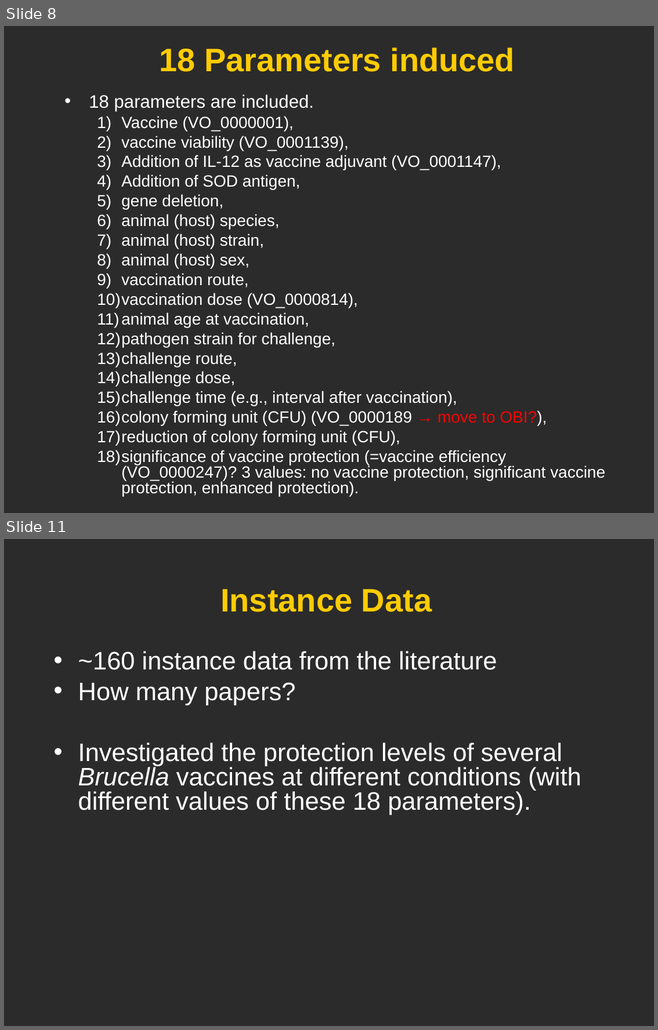
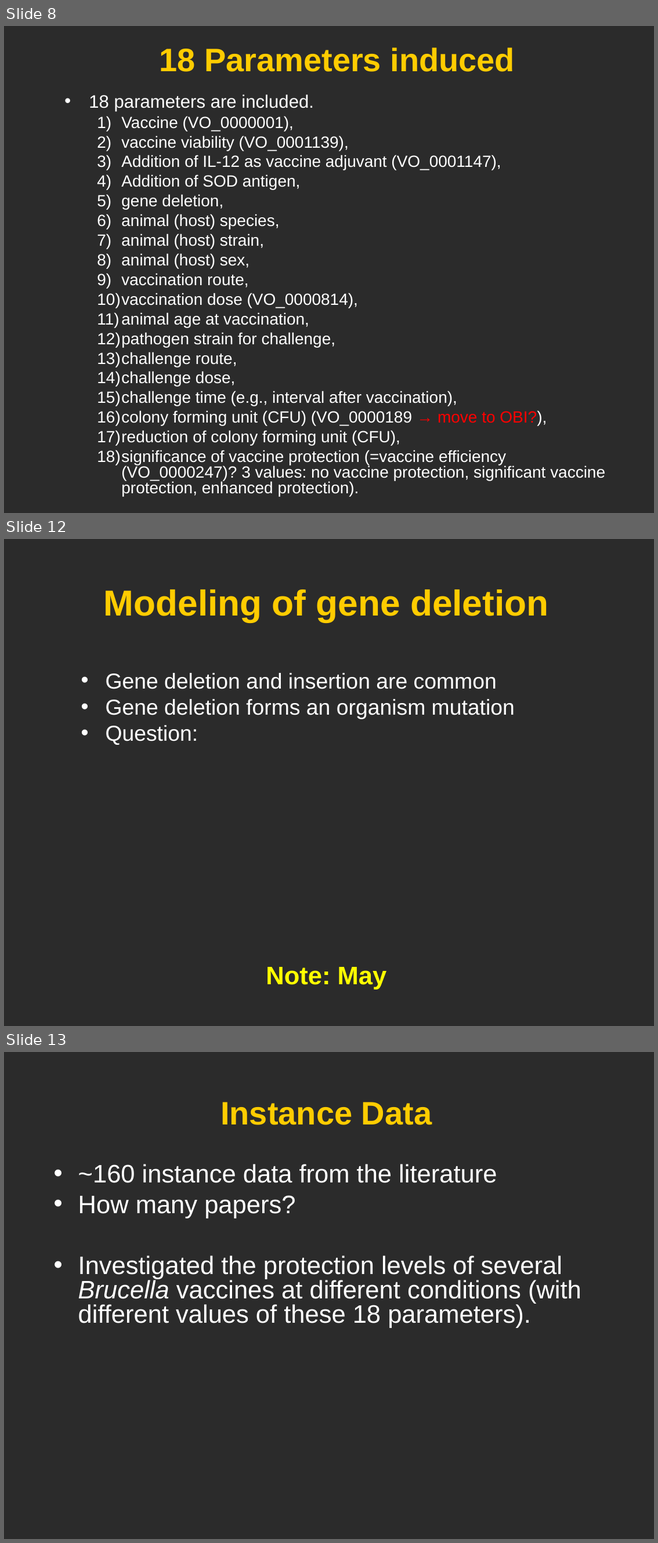
Before and after one commit to obi-ontology/obi-legacy-svn, a slide deck: trunk/docs/developer/use cases/Vaccine_usercase_Vancouver2010.ppt. Shown one above the other, each under a label of ours: slides 8 and 11 before the commit, slides 8, 12 and 13 after it; the slides between them are not shown. The pictures are 658x1030 and 658x1543 pixels, drawn with LibreOffice and Linux fonts; fonts in the diff are those of the drawing; background and template pictures are left out; a plain dark background stands for a picture behind light text. Boxes give left, top, right and bottom in pixels: in the first picture for what was removed or moved away, otherwise in the second. Text is boxed around its words. In the diff, an @@ line names an element or a change of style, - is before the commit and + after.

```diff
--- a/trunk/docs/developer/use cases/Vaccine_usercase_Vancouver2010.ppt
+++ b/trunk/docs/developer/use cases/Vaccine_usercase_Vancouver2010.ppt
@@ slide 12 added at (4, 539, 654, 1026), background picture (left out) @@
@@ title added at (104, 589, 548, 622), 40 pt, text #FFCC00, bold @@
+Modeling of gene deletion
@@ text added at (106, 673, 514, 745), 24 pt, text #FFFFFF @@
+• Gene deletion and insertion are common
+• Gene deletion forms an organism mutation
+• Question:
@@ text added at (266, 967, 387, 990), 28 pt, text #FFFF00, bold @@
+Note: May
@@ what was slide 11 is now slide 13 @@
```
Also in this commit, not shown: 3 slides changed, 4 other slides added, 1 slide removed.
